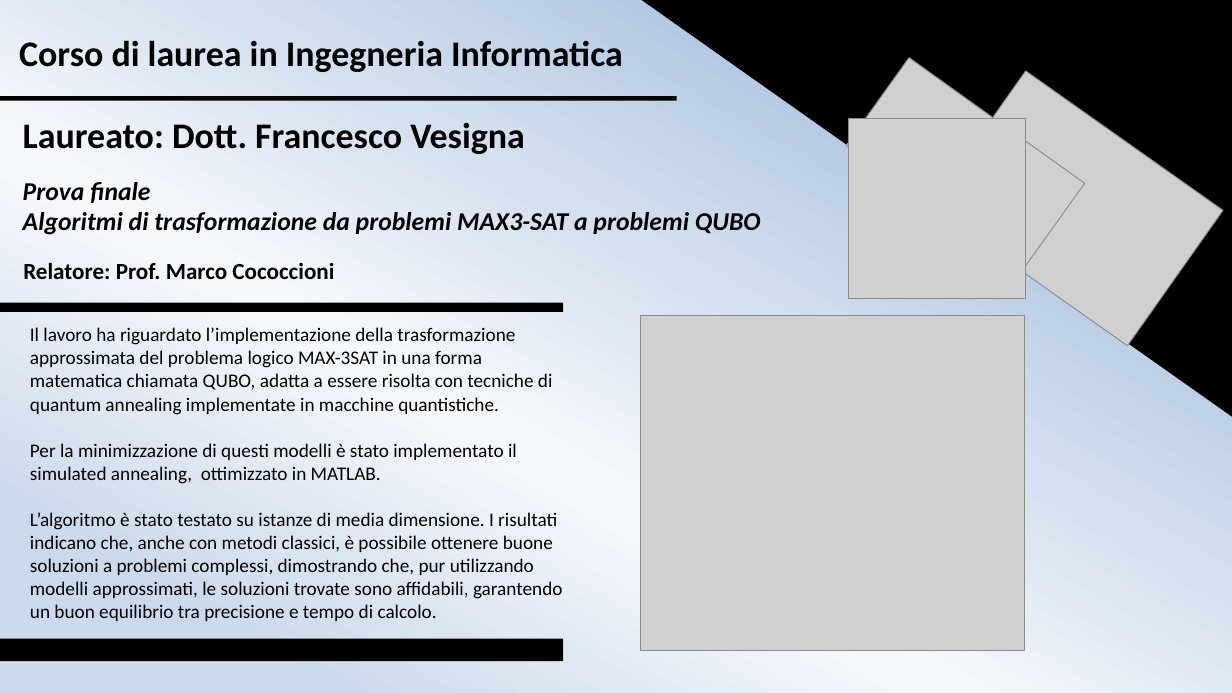
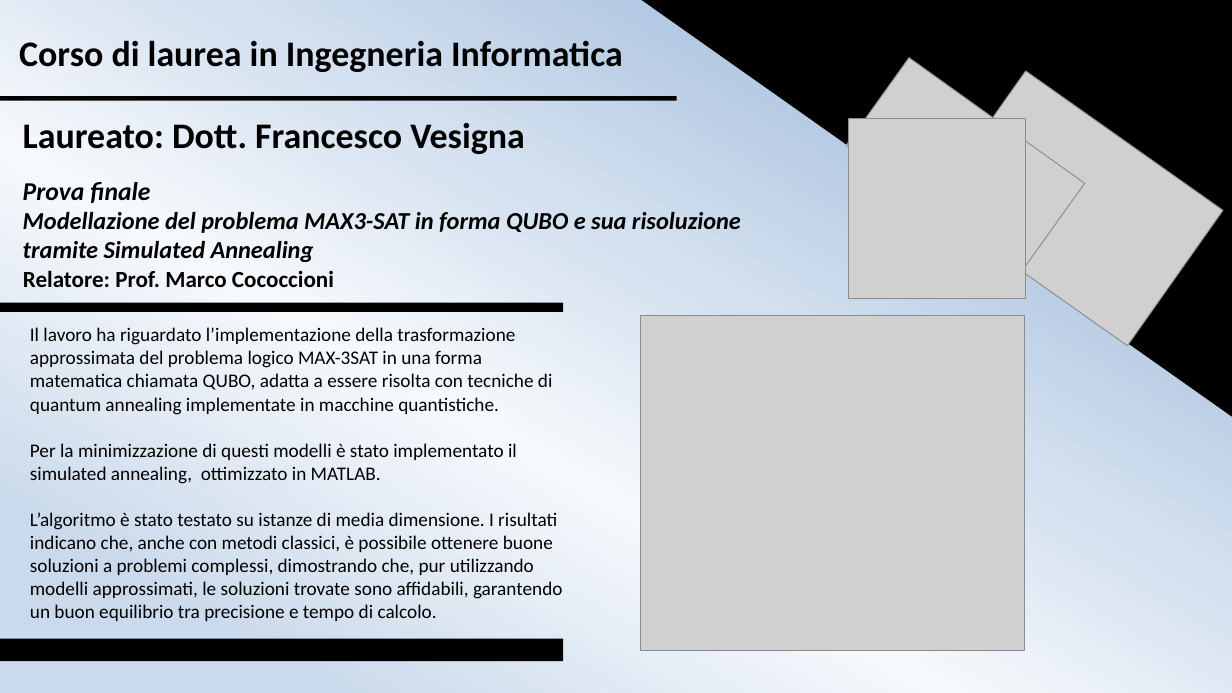
Before and after one commit to Fra892/Project-Counter, a slide deck: slide 1 of Max-3SAT using QUBO/Vesigna.pptx. Drawn at 1232x693 pixels with LibreOffice and Linux fonts; fonts in the diff are those of the drawing; grey boxes stand for pictures. Boxes give left, top, right and bottom in pixels: in the first picture for what was removed or moved away, otherwise in the second. Text is boxed around its words. In the diff, an @@ line names an element or a change of style, - is before the commit and + after.

```diff
--- a/Max-3SAT using QUBO/Vesigna.pptx
+++ b/Max-3SAT using QUBO/Vesigna.pptx
@@ text at (x1=23, y1=212, x2=741, y2=262): text changed; size 20 to 19 pt @@
-Algoritmi di trasformazione da problemi MAX3-SAT a problemi QUBO
+Modellazione del problema MAX3-SAT in forma QUBO e sua risoluzione
+tramite Simulated Annealing
@@ text "Relatore: Prof. Marco Cococcioni" moved from (x1=23, y1=262, x2=334, y2=279) to (x1=23, y1=270, x2=334, y2=287) @@
```
Also in this commit, not shown: 3 other files.
